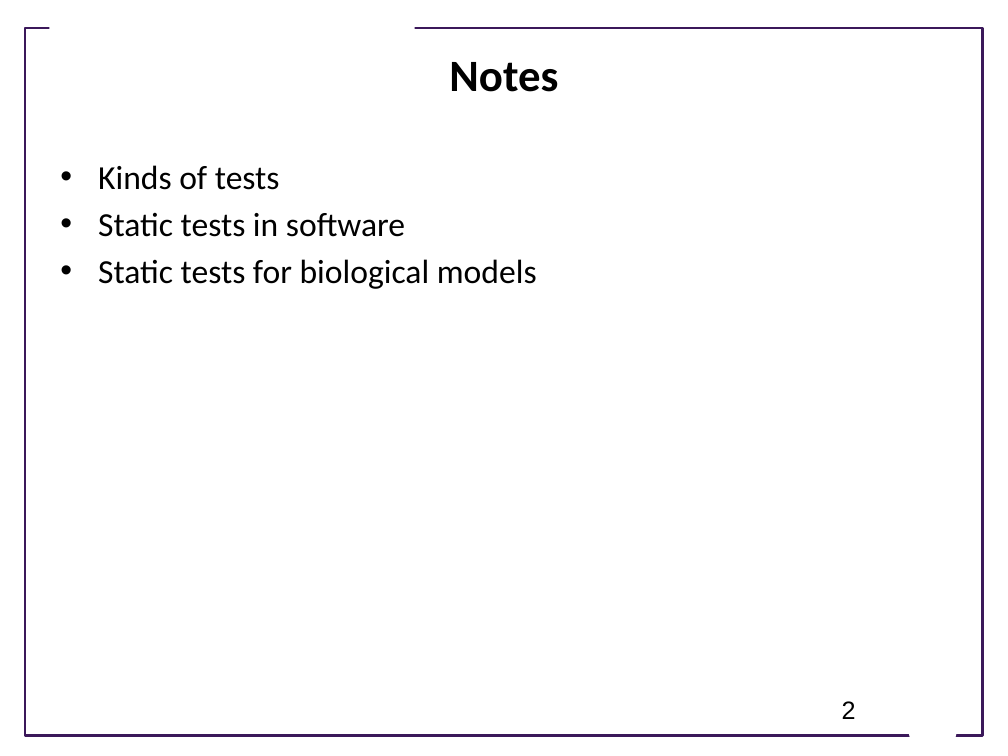
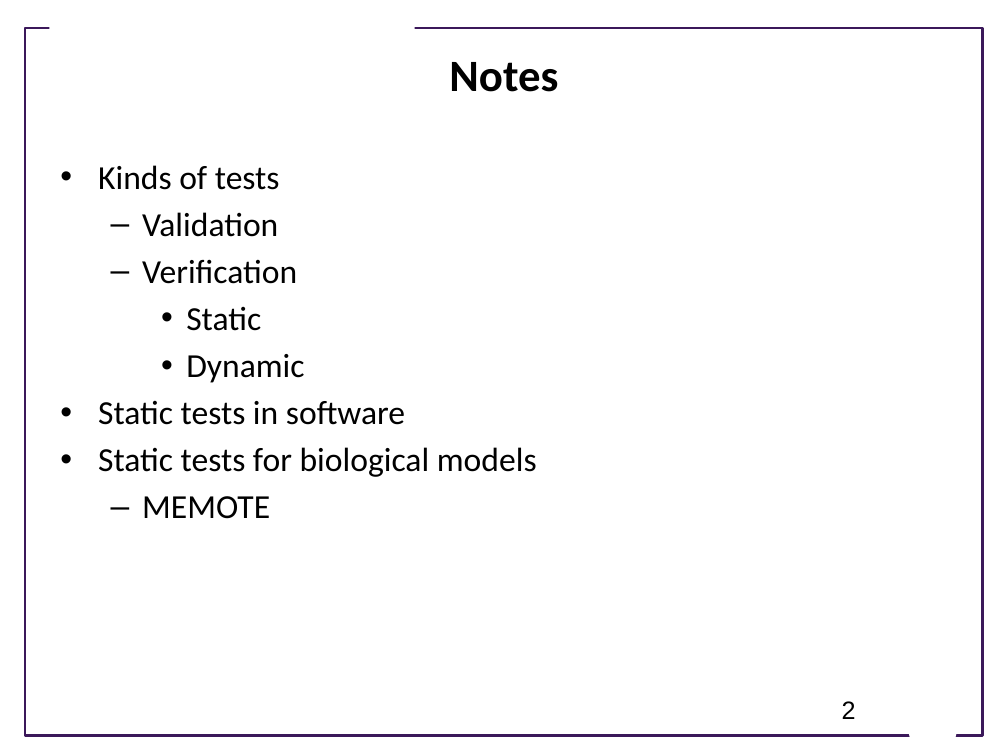
Before and after one commit to ModelEngineering/advancing-biomedical-models, a slide deck: slide 2 of lecture_15/15_static_testing.pptx. Drawn at 1008x756 pixels with LibreOffice and Linux fonts; fonts in the diff are those of the drawing; background and template pictures are left out. Boxes give left, top, right and bottom in pixels: in the first picture for what was removed or moved away, otherwise in the second. Text is boxed around its words. In the diff, an @@ line names an element or a change of style, - is before the commit and + after.

Commit message:
Static tests slides

```diff
--- a/lecture_15/15_static_testing.pptx
+++ b/lecture_15/15_static_testing.pptx
@@ text at bbox=[142, 212, 304, 383]: paragraphs added @@
+  – Validation
+  – Verification
+    • Static
+    • Dynamic
@@ text at bbox=[142, 496, 270, 519]: paragraph added @@
+  – MEMOTE
```
